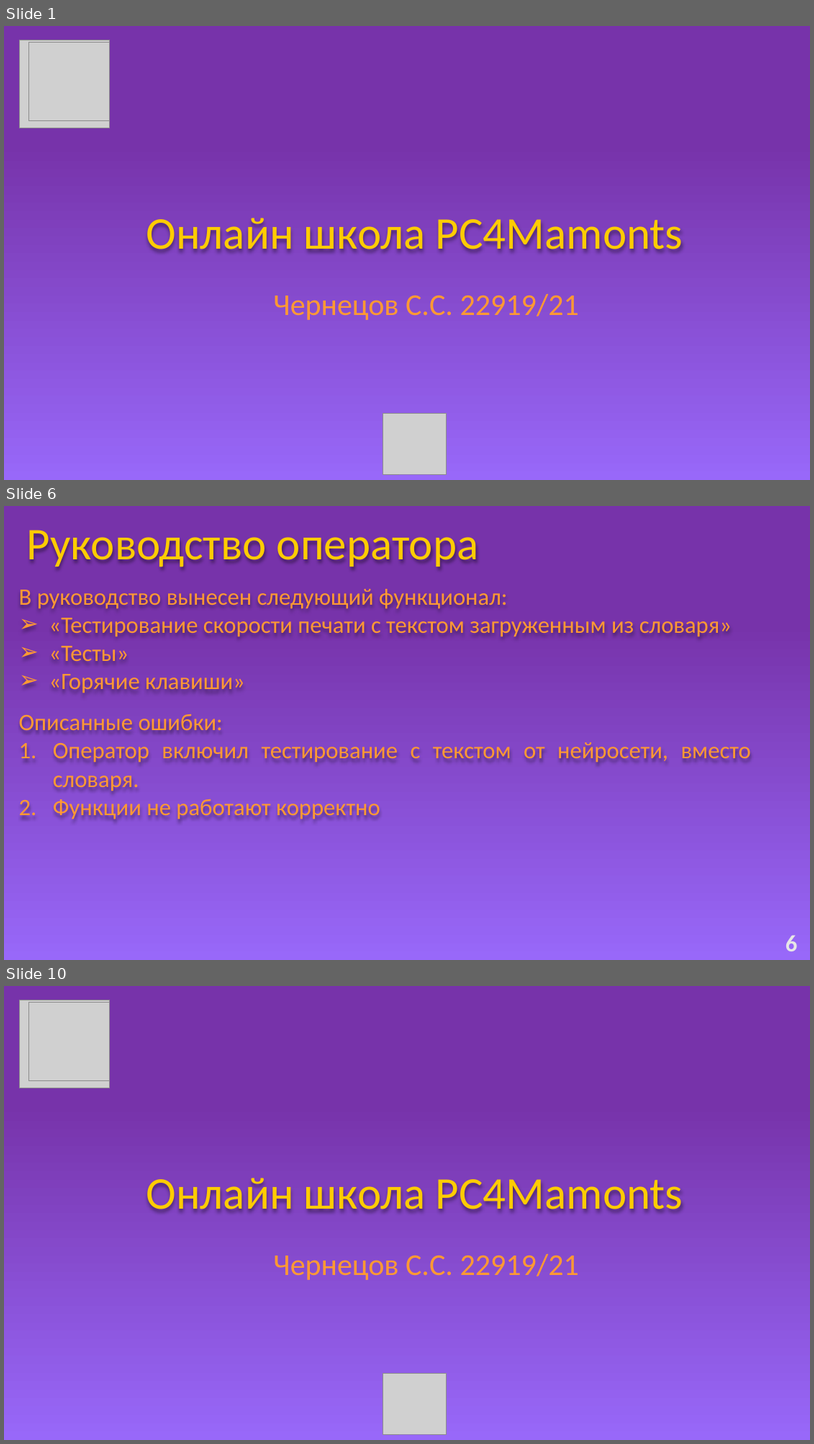
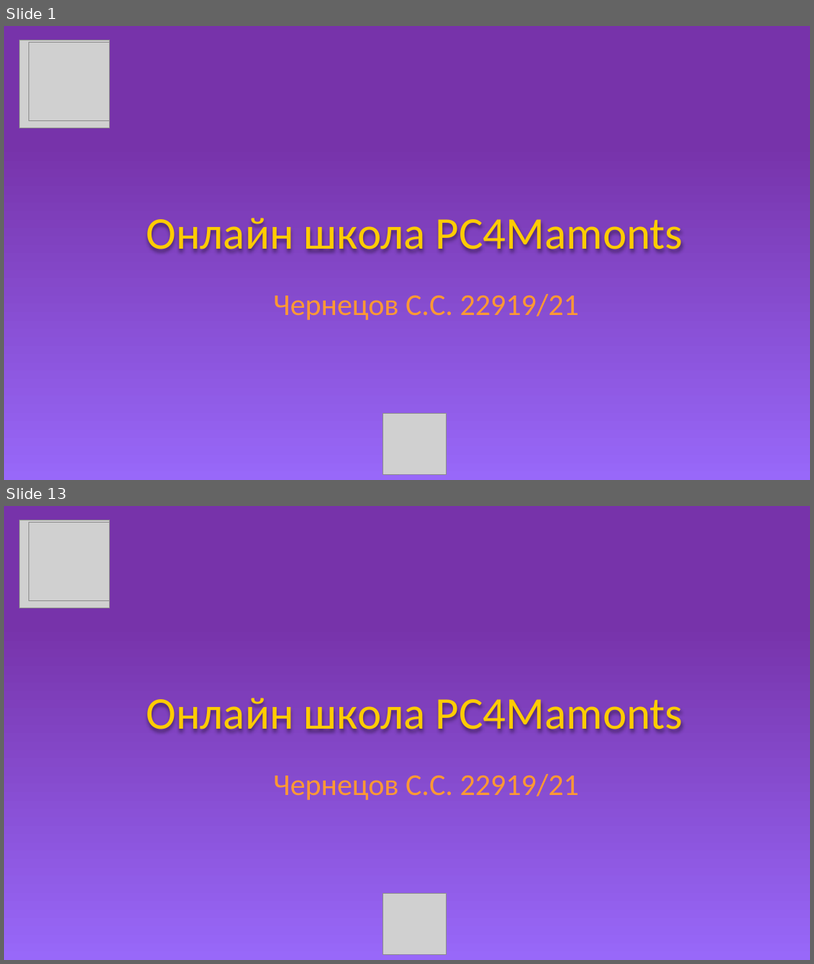
Before and after one commit to Baton4ik2007/Mdk, a slide deck: MDK.pptx. Shown one above the other, each under a label of ours: slides 1, 6 and 10 before the commit, slides 1 and 13 after it; the slides between them are not shown. The pictures are 814x1444 and 814x964 pixels, drawn with LibreOffice and Linux fonts; fonts in the diff are those of the drawing; grey boxes stand for pictures. Boxes give left, top, right and bottom in pixels: in the first picture for what was removed or moved away, otherwise in the second. Text is boxed around its words. In the diff, an @@ line names an element or a change of style, - is before the commit and + after.

```diff
--- a/MDK.pptx
+++ b/MDK.pptx
@@ slide 6 removed at (x1=4, y1=506, x2=810, y2=960), background gradient #7733AA to #9868F9 @@
@@ text removed at (x1=27, y1=530, x2=478, y2=569) @@
-Руководство оператора
@@ text removed at (x1=19, y1=589, x2=732, y2=693) @@
-В руководство вынесен следующий функционал:
-➢ «Тестирование скорости печати с текстом загруженным из словаря»
-➢ «Тесты»
-➢ «Горячие клавиши»
@@ text removed at (x1=19, y1=714, x2=751, y2=819) @@
-Описанные ошибки:
-1. Оператор включил тестирование с текстом от нейросети, вместо словаря.
-2. Функции не работают корректно
@@ text removed at (x1=786, y1=935, x2=798, y2=951) @@
-6
@@ what was slide 10 is now slide 13 @@
```
Also in this commit, not shown: 7 slides changed, 4 slides added.
